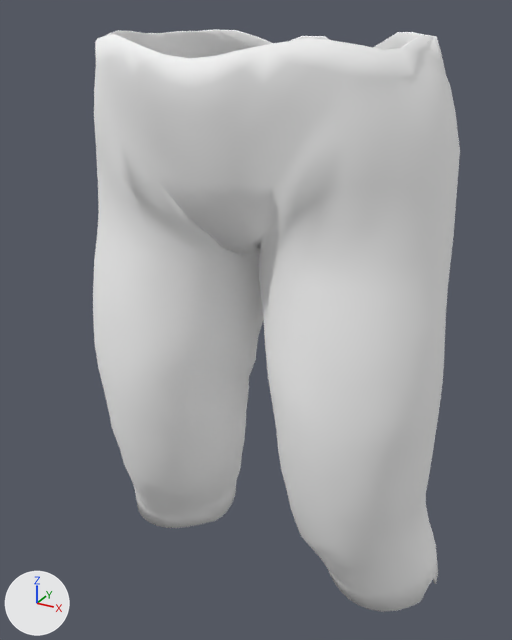
An edit to the glTF model apps/web/public/models/templates/male/bermuda.glb, drawn before and after from the same camera.
Rendered twice from a 50 mm lens placed at (0.33, -0.649, 1.077), pointed at (-0.012, -0.027, 0.765). The axes (+X, +Y, +Z) are drawn at lower left. The lights are the same throughout. The picture after the commit comes second. Vertices at exactly the same position are counted once.

Objects in the first picture: 'bermuda_male'.
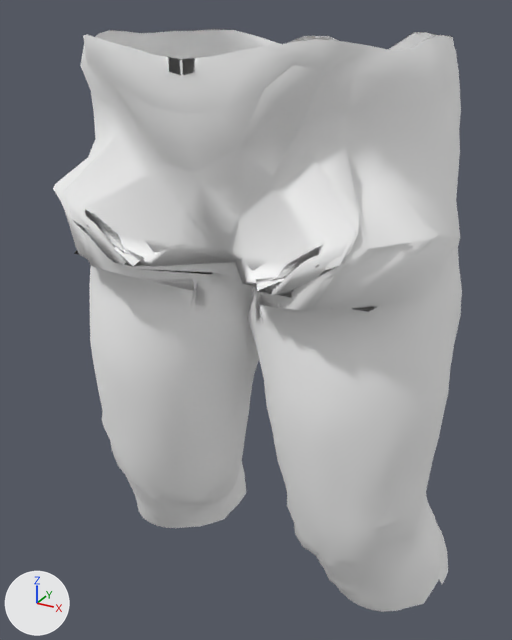
The change, as a diff of the scene's bpy script:
```diff
--- a/apps/web/public/models/templates/male/bermuda.glb.py
+++ b/apps/web/public/models/templates/male/bermuda.glb.py
@@ mat_bermuda_male_mat @@
 n0 = _N.new('ShaderNodeBsdfPrincipled'); n0.name = 'Principled BSDF'
-n0.inputs[2].default_value = 0.8  # 'Roughness'
+n0.inputs[0].default_value = (1.0, 1.0, 1.0, 1.0)  # 'Base Color', white #ffffff
+n0.inputs[1].default_value = 0.02  # 'Metallic'
+n0.inputs[2].default_value = 0.78  # 'Roughness'
 n1 = _N.new('ShaderNodeOutputMaterial'); n1.name = 'Material Output'
-n2 = _N.new('ShaderNodeVertexColor'); n2.name = 'Color Attribute'
 _L.new(n0.outputs[0], n1.inputs[0])  # 'BSDF' to 'Surface'
-_L.new(n2.outputs[0], n0.inputs[0])  # 'Color' to 'Base Color'
@@ me_bermuda_male @@
 # used by ob_bermuda_male; location = (0.0, 0.0, 0.0)
-me_bermuda_male.from_pydata(...)  # 2562 vertices, 5128 faces; spans x -0.207..0.207, y -0.161..0.119, z 0.459..1.057
+me_bermuda_male.from_pydata(...)  # 2562 vertices, 5128 faces; spans x -0.214..0.214, y -0.169..0.121, z 0.459..1.057
+# me_bermuda_male part 1: 1981 of 2562 vertices moved; they spanned x -0.207..0.207, y -0.161..0.103, z 0.459..1.057 and now span x -0.214..0.214, y -0.169..0.121, z 0.459..1.057; mean shift (0.0, -0.002, 0.0); largest move (0.008, -0.034, 0.862) -> (0.194, -0.026, 0.862)
+# me_bermuda_male part 2: vertex colours changed
 me_bermuda_male.materials.append(mat_bermuda_male_mat)
```

Where the change shows, as pixel boxes [x1, y1, x2, y2] in the pictures (512 x 640 px; the box of a moved part takes in the faces that stretch with it):
'bermuda_male', reshaped (11% wider): before [93, 29, 460, 612]; after [53, 29, 462, 612]
part 1 of me_bermuda_male, moved or reshaped: before [93, 29, 456, 612]; after [53, 29, 462, 612]
